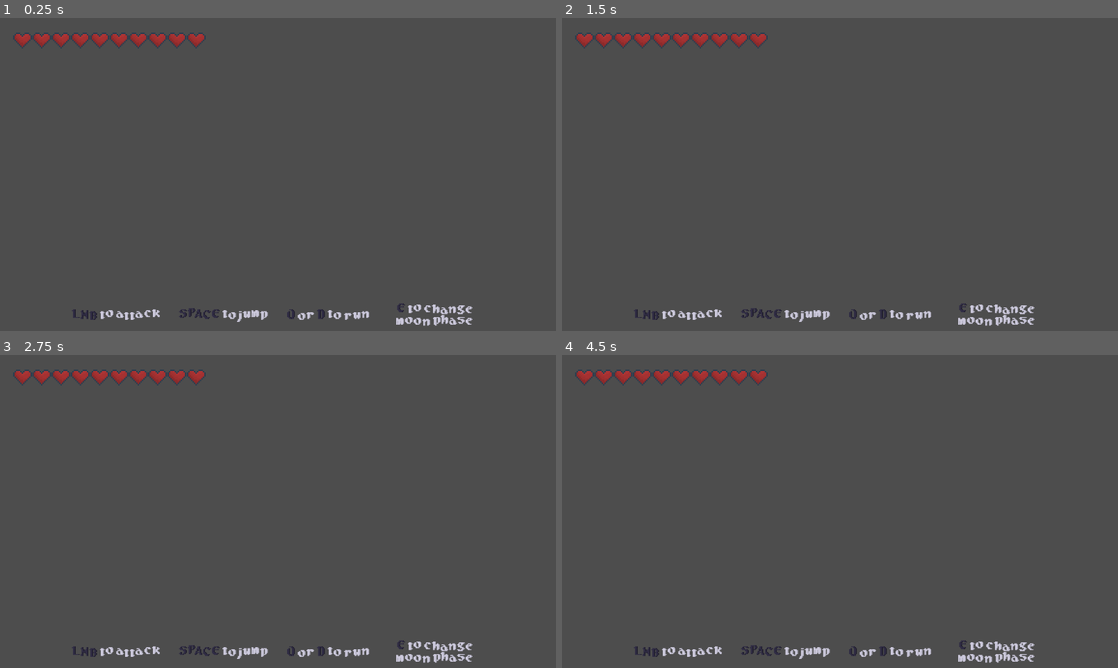
Above: before the commit, frames 1-4 (two rows, left to right).
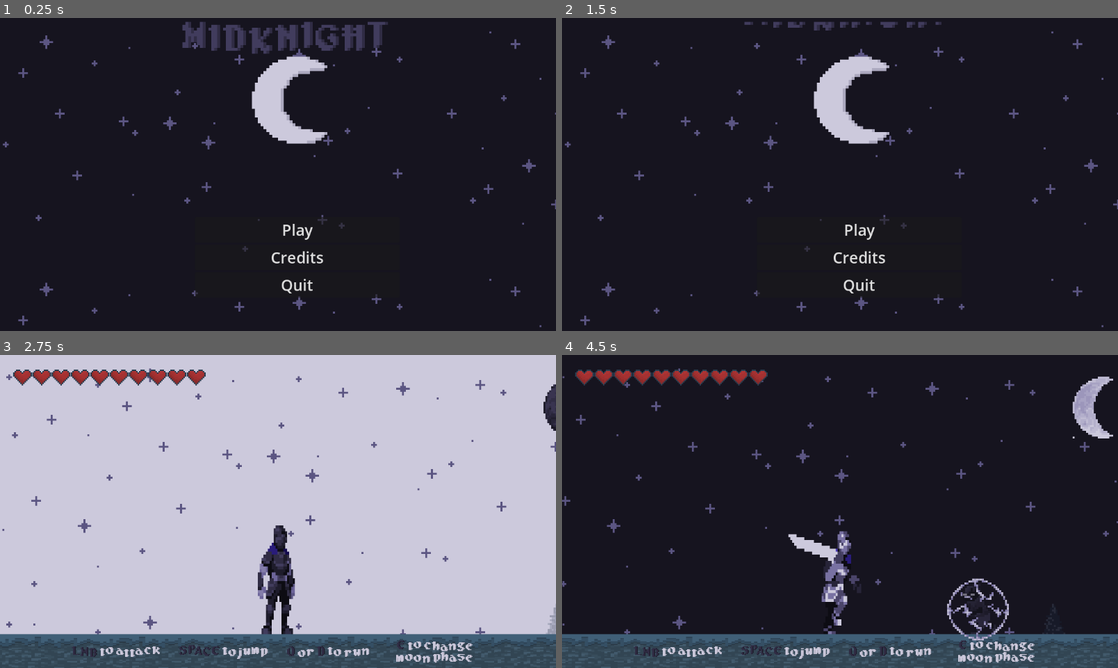
Above: after the commit, the same moments.

Repository: hugoc7/AbyssGameJam
Game: Godot game, scene res://menu/main_menu.tscn
Same seed, same stepped clock (60 frames per second), same inputs: the game is played once before the commit and once after it. Before the commit the project starts from res://levels/level1.tscn.
Inputs (mouse positions are in pixels of both pictures, inside the frame that each line leads up to):
- Up to frame 1 (0.25 s): no input
- Up to frame 2 (1.5 s): click (856, 255) at 0.5 s, where only the run after the commit has a clickable "Credits"; click (840, 290) at 1.25 s, where only the run after the commit has a clickable "Retour"
- Up to frame 3 (2.75 s): click (294, 567) at 2 s, where only the run after the commit has a clickable "Play"
- Up to frame 4 (4.5 s): tap Enter at 2.75 s; move the mouse to (962, 495) at 2.77 s; hold Right mouse button (attack_range) 2.78-3.53 s; hold D (move_right) 2.78-4.28 s; tap Space (jump) at 3.02, 3.77 s; move the mouse to (728, 527) at 3.52 s; click (728, 527) at 3.6 s; move the mouse to (895, 442) at 4.27 s; hold A (move_left) from 4.28 s (still down); tap E (switch_level_color) at 4.35 s

The runs differ from the first frame. In frame 1, 99% of the frame differs, in the area x 0-100%, y 0-100%; in frame 2, 100%; in frame 3, 95%; in frame 4, 95%.

Commit message:
add main menu and music

Diff:
--- a/levels/Level_Designtest.tscn
+++ b/levels/Level_Designtest.tscn
@@ -143,7 +143,7 @@
 life = 10
 
 [node name="EnemyBat3" parent="Enemy" node_paths=PackedStringArray("player") instance=ExtResource("7_uj0o1")]
-position = Vector2(2667, 376)
+position = Vector2(2756, 322)
 player = NodePath("../../Player")
 speed = 100.0
 
--- a/levels/level1_Amaury_debug.tscn
+++ b/levels/level1_Amaury_debug.tscn
@@ -17,6 +17,7 @@
 
 [node name="Level" type="Node2D"]
 script = ExtResource("1_a2u5j")
+world_rect = null
 
 [node name="PlayerSpawn" type="Marker2D" parent="."]
 position = Vector2(120, 390)
--- a/levels/level_Amaury_debug2.tscn
+++ b/levels/level_Amaury_debug2.tscn
@@ -27,6 +27,7 @@
 [node name="levelAmaury" type="Node2D"]
 rotation = 0.0047664
 script = ExtResource("1_mkhcp")
+world_rect = null
 main_menu = ExtResource("2_p8tfw")
 
 [node name="ParallaxBackground" type="ParallaxBackground" parent="."]
--- /dev/null
+++ b/menu/credits.gd
@@ -0,0 +1,6 @@
+extends Control
+
+
+
+func _on_back_pressed():
+	get_tree().change_scene_to_file("res://menu/main_menu.tscn")
--- /dev/null
+++ b/menu/credits.tscn
@@ -0,0 +1,83 @@
+[gd_scene load_steps=3 format=3 uid="uid://crqw33j1ps6if"]
+
+[ext_resource type="Script" path="res://menu/credits.gd" id="1_gfrpv"]
+[ext_resource type="Texture2D" uid="uid://bh7gny0jc8oov" path="res://background/Background_Noir.png" id="2_58obn"]
+
+[node name="Credits" type="Control"]
+layout_mode = 3
+anchors_preset = 15
+anchor_right = 1.0
+anchor_bottom = 1.0
+grow_horizontal = 2
+grow_vertical = 2
+script = ExtResource("1_gfrpv")
+
+[node name="Bkg" type="Sprite2D" parent="."]
+texture_repeat = 2
+position = Vector2(1476, 76)
+scale = Vector2(4, 4)
+texture = ExtResource("2_58obn")
+region_enabled = true
+region_rect = Rect2(-482.438, -195.623, 1919.83, 427.273)
+
+[node name="Label" type="Label" parent="Bkg"]
+offset_left = -250.5
+offset_top = -6.75
+offset_right = -210.5
+offset_bottom = 16.25
+
+[node name="Label" type="Label" parent="."]
+layout_mode = 1
+anchors_preset = 8
+anchor_left = 0.5
+anchor_top = 0.5
+anchor_right = 0.5
+anchor_bottom = 0.5
+offset_left = -50.5
+offset_top = -50.5
+offset_right = 50.5
+offset_bottom = 50.5
+grow_horizontal = 2
+grow_vertical = 2
+theme_override_font_sizes/font_size = 32
+text = "Amaury Launay (Amo)
+Damien Soustre (Laitherha)
+Elian Soustre (Nostro)
+Hugo Caroubalos (Diplododicus)
+"
+horizontal_alignment = 1
+
+[node name="Label2" type="Label" parent="."]
+layout_mode = 1
+anchors_preset = 8
+anchor_left = 0.5
+anchor_top = 0.5
+anchor_right = 0.5
+anchor_bottom = 0.5
+offset_left = -250.0
+offset_top = -251.0
+offset_right = 247.0
+offset_bottom = -185.0
+grow_horizontal = 2
+grow_vertical = 2
+theme_override_font_sizes/font_size = 64
+text = "CREDITS"
+horizontal_alignment = 1
+
+[node name="Back" type="Button" parent="."]
+layout_mode = 1
+anchors_preset = 7
+anchor_left = 0.5
+anchor_top = 1.0
+anchor_right = 0.5
+anchor_bottom = 1.0
+offset_left = -26.0
+offset_top = -88.0
+offset_right = 35.0
+offset_bottom = -57.0
+grow_horizontal = 2
+grow_vertical = 0
+theme_override_font_sizes/font_size = 32
+text = "Retour"
+
+[connection signal="pressed" from="Back" to="." method="_on_back_pressed"]
--- /dev/null
+++ b/menu/main_menu.gd
@@ -0,0 +1,15 @@
+extends Control
+
+func _ready():
+	$Title.play()
+
+
+func _on_quit_pressed():
+	get_tree().quit()
+
+
+func _on_play_pressed():
+	get_tree().change_scene_to_file("res://levels/Level_Designtest.tscn")
+
+func _on_credits_pressed():
+	get_tree().change_scene_to_file("res://menu/credits.tscn")
--- a/menu/main_menu.tscn
+++ b/menu/main_menu.tscn
@@ -1,4 +1,282 @@
-[gd_scene format=3 uid="uid://bmul6447vnsfc"]
+[gd_scene load_steps=43 format=3 uid="uid://bmul6447vnsfc"]
+
+[ext_resource type="Texture2D" uid="uid://cct0vdyr7s1xl" path="res://menu/MainTitle-Sheet.png" id="1_7v2f3"]
+[ext_resource type="Script" path="res://menu/main_menu.gd" id="1_8so3v"]
+[ext_resource type="Texture2D" uid="uid://bh7gny0jc8oov" path="res://background/Background_Noir.png" id="2_u2xsf"]
+
+[sub_resource type="AtlasTexture" id="AtlasTexture_g1g1l"]
+atlas = ExtResource("1_7v2f3")
+region = Rect2(0, 0, 128, 64)
+
+[sub_resource type="AtlasTexture" id="AtlasTexture_fhiiw"]
+atlas = ExtResource("1_7v2f3")
+region = Rect2(128, 0, 128, 64)
+
+[sub_resource type="AtlasTexture" id="AtlasTexture_45i7s"]
+atlas = ExtResource("1_7v2f3")
+region = Rect2(256, 0, 128, 64)
+
+[sub_resource type="AtlasTexture" id="AtlasTexture_jsiow"]
+atlas = ExtResource("1_7v2f3")
+region = Rect2(384, 0, 128, 64)
+
+[sub_resource type="AtlasTexture" id="AtlasTexture_52koi"]
+atlas = ExtResource("1_7v2f3")
+region = Rect2(512, 0, 128, 64)
+
+[sub_resource type="AtlasTexture" id="AtlasTexture_f5uan"]
+atlas = ExtResource("1_7v2f3")
+region = Rect2(640, 0, 128, 64)
+
+[sub_resource type="AtlasTexture" id="AtlasTexture_qnrp2"]
+atlas = ExtResource("1_7v2f3")
+region = Rect2(768, 0, 128, 64)
+
+[sub_resource type="AtlasTexture" id="AtlasTexture_uvech"]
+atlas = ExtResource("1_7v2f3")
+region = Rect2(896, 0, 128, 64)
+
+[sub_resource type="AtlasTexture" id="AtlasTexture_cgjpi"]
+atlas = ExtResource("1_7v2f3")
+region = Rect2(1024, 0, 128, 64)
+
+[sub_resource type="AtlasTexture" id="AtlasTexture_vb4ta"]
+atlas = ExtResource("1_7v2f3")
+region = Rect2(1152, 0, 128, 64)
+
+[sub_resource type="AtlasTexture" id="AtlasTexture_5jg5k"]
+atlas = ExtResource("1_7v2f3")
+region = Rect2(1280, 0, 128, 64)
+
+[sub_resource type="AtlasTexture" id="AtlasTexture_cyucw"]
+atlas = ExtResource("1_7v2f3")
+region = Rect2(1408, 0, 128, 64)
+
+[sub_resource type="AtlasTexture" id="AtlasTexture_0geaa"]
+atlas = ExtResource("1_7v2f3")
+region = Rect2(1536, 0, 128, 64)
+
+[sub_resource type="AtlasTexture" id="AtlasTexture_jnmed"]
+atlas = ExtResource("1_7v2f3")
+region = Rect2(1664, 0, 128, 64)
+
+[sub_resource type="AtlasTexture" id="AtlasTexture_4q2ot"]
+atlas = ExtResource("1_7v2f3")
+region = Rect2(1792, 0, 128, 64)
+
+[sub_resource type="AtlasTexture" id="AtlasTexture_3fhfd"]
+atlas = ExtResource("1_7v2f3")
+region = Rect2(1920, 0, 128, 64)
+
+[sub_resource type="AtlasTexture" id="AtlasTexture_vg24y"]
+atlas = ExtResource("1_7v2f3")
+region = Rect2(2048, 0, 128, 64)
+
+[sub_resource type="AtlasTexture" id="AtlasTexture_ne5q3"]
+atlas = ExtResource("1_7v2f3")
+region = Rect2(2176, 0, 128, 64)
+
+[sub_resource type="AtlasTexture" id="AtlasTexture_u5p71"]
+atlas = ExtResource("1_7v2f3")
+region = Rect2(2304, 0, 128, 64)
+
+[sub_resource type="AtlasTexture" id="AtlasTexture_ddann"]
+atlas = ExtResource("1_7v2f3")
+region = Rect2(2432, 0, 128, 64)
+
+[sub_resource type="AtlasTexture" id="AtlasTexture_qpr4d"]
+atlas = ExtResource("1_7v2f3")
+region = Rect2(2560, 0, 128, 64)
+
+[sub_resource type="AtlasTexture" id="AtlasTexture_2e851"]
+atlas = ExtResource("1_7v2f3")
+region = Rect2(2688, 0, 128, 64)
+
+[sub_resource type="AtlasTexture" id="AtlasTexture_3ffj3"]
+atlas = ExtResource("1_7v2f3")
+region = Rect2(2816, 0, 128, 64)
+
+[sub_resource type="AtlasTexture" id="AtlasTexture_yy2og"]
+atlas = ExtResource("1_7v2f3")
+region = Rect2(2944, 0, 128, 64)
+
+[sub_resource type="AtlasTexture" id="AtlasTexture_1eaps"]
+atlas = ExtResource("1_7v2f3")
+region = Rect2(3072, 0, 128, 64)
+
+[sub_resource type="AtlasTexture" id="AtlasTexture_82ebj"]
+atlas = ExtResource("1_7v2f3")
+region = Rect2(3200, 0, 128, 64)
+
+[sub_resource type="AtlasTexture" id="AtlasTexture_l6rrw"]
+atlas = ExtResource("1_7v2f3")
+region = Rect2(3328, 0, 128, 64)
+
+[sub_resource type="AtlasTexture" id="AtlasTexture_wtoo8"]
+atlas = ExtResource("1_7v2f3")
+region = Rect2(3456, 0, 128, 64)
+
+[sub_resource type="AtlasTexture" id="AtlasTexture_pkknk"]
+atlas = ExtResource("1_7v2f3")
+region = Rect2(3584, 0, 128, 64)
+
+[sub_resource type="AtlasTexture" id="AtlasTexture_0xdd1"]
+atlas = ExtResource("1_7v2f3")
+region = Rect2(3712, 0, 128, 64)
+
+[sub_resource type="AtlasTexture" id="AtlasTexture_6xikx"]
+atlas = ExtResource("1_7v2f3")
+region = Rect2(3840, 0, 128, 64)
+
+[sub_resource type="AtlasTexture" id="AtlasTexture_67occ"]
+atlas = ExtResource("1_7v2f3")
+region = Rect2(3968, 0, 128, 64)
+
+[sub_resource type="AtlasTexture" id="AtlasTexture_bv6op"]
+atlas = ExtResource("1_7v2f3")
+region = Rect2(4096, 0, 128, 64)
+
+[sub_resource type="AtlasTexture" id="AtlasTexture_1fve4"]
+atlas = ExtResource("1_7v2f3")
+region = Rect2(4224, 0, 128, 64)
+
+[sub_resource type="AtlasTexture" id="AtlasTexture_23oub"]
+atlas = ExtResource("1_7v2f3")
+region = Rect2(4352, 0, 128, 64)
+
+[sub_resource type="AtlasTexture" id="AtlasTexture_w86rj"]
+atlas = ExtResource("1_7v2f3")
+region = Rect2(4480, 0, 128, 64)
+
+[sub_resource type="AtlasTexture" id="AtlasTexture_8lefp"]
+atlas = ExtResource("1_7v2f3")
+region = Rect2(4608, 0, 128, 64)
+
+[sub_resource type="AtlasTexture" id="AtlasTexture_lr7iw"]
+atlas = ExtResource("1_7v2f3")
+region = Rect2(4736, 0, 128, 64)
+
+[sub_resource type="SpriteFrames" id="SpriteFrames_f3gvq"]
+animations = [{
+"frames": [{
+"duration": 1.0,
+"texture": SubResource("AtlasTexture_g1g1l")
+}, {
+"duration": 1.0,
+"texture": SubResource("AtlasTexture_fhiiw")
+}, {
+"duration": 1.0,
+"texture": SubResource("AtlasTexture_45i7s")
+}, {
+"duration": 1.0,
+"texture": SubResource("AtlasTexture_jsiow")
+}, {
+"duration": 1.0,
+"texture": SubResource("AtlasTexture_52koi")
+}, {
+"duration": 1.0,
+"texture": SubResource("AtlasTexture_f5uan")
+}, {
+"duration": 1.0,
+"texture": SubResource("AtlasTexture_qnrp2")
+}, {
+"duration": 1.0,
+"texture": SubResource("AtlasTexture_uvech")
+}, {
+"duration": 1.0,
+"texture": SubResource("AtlasTexture_cgjpi")
+}, {
+"duration": 1.0,
+"texture": SubResource("AtlasTexture_vb4ta")
+}, {
+"duration": 1.0,
+"texture": SubResource("AtlasTexture_5jg5k")
+}, {
+"duration": 1.0,
+"texture": SubResource("AtlasTexture_cyucw")
+}, {
+"duration": 1.0,
+"texture": SubResource("AtlasTexture_0geaa")
+}, {
+"duration": 1.0,
+"texture": SubResource("AtlasTexture_jnmed")
+}, {
+"duration": 1.0,
+"texture": SubResource("AtlasTexture_4q2ot")
+}, {
+"duration": 1.0,
+"texture": SubResource("AtlasTexture_3fhfd")
+}, {
+"duration": 1.0,
+"texture": SubResource("AtlasTexture_vg24y")
+}, {
+"duration": 1.0,
+"texture": SubResource("AtlasTexture_ne5q3")
+}, {
+"duration": 1.0,
+"texture": SubResource("AtlasTexture_u5p71")
+}, {
+"duration": 1.0,
+"texture": SubResource("AtlasTexture_ddann")
+}, {
+"duration": 1.0,
+"texture": SubResource("AtlasTexture_qpr4d")
+}, {
+"duration": 1.0,
+"texture": SubResource("AtlasTexture_2e851")
+}, {
+"duration": 1.0,
+"texture": SubResource("AtlasTexture_3ffj3")
+}, {
+"duration": 1.0,
+"texture": SubResource("AtlasTexture_yy2og")
+}, {
+"duration": 1.0,
+"texture": SubResource("AtlasTexture_1eaps")
+}, {
+"duration": 1.0,
+"texture": SubResource("AtlasTexture_82ebj")
+}, {
+"duration": 1.0,
+"texture": SubResource("AtlasTexture_l6rrw")
+}, {
+"duration": 1.0,
+"texture": SubResource("AtlasTexture_wtoo8")
+}, {
+"duration": 1.0,
+"texture": SubResource("AtlasTexture_pkknk")
+}, {
+"duration": 1.0,
+"texture": SubResource("AtlasTexture_0xdd1")
+}, {
+"duration": 1.0,
+"texture": SubResource("AtlasTexture_6xikx")
+}, {
+"duration": 1.0,
+"texture": SubResource("AtlasTexture_67occ")
+}, {
+"duration": 1.0,
+"texture": SubResource("AtlasTexture_bv6op")
+}, {
+"duration": 1.0,
+"texture": SubResource("AtlasTexture_1fve4")
+}, {
+"duration": 1.0,
+"texture": SubResource("AtlasTexture_23oub")
+}, {
+"duration": 1.0,
+"texture": SubResource("AtlasTexture_w86rj")
+}, {
+"duration": 1.0,
+"texture": SubResource("AtlasTexture_8lefp")
+}, {
+"duration": 1.0,
+"texture": SubResource("AtlasTexture_lr7iw")
+}],
+"loop": false,
+"name": &"default",
+"speed": 10.0
+}]
 
 [node name="MainMenu" type="Control"]
 layout_mode = 3
@@ -7,19 +285,44 @@
 anchor_bottom = 1.0
 grow_horizontal = 2
 grow_vertical = 2
-
-[node name="Label" type="Label" parent="."]
-layout_mode = 1
-anchors_preset = 8
-anchor_left = 0.5
-anchor_top = 0.5
-anchor_right = 0.5
-anchor_bottom = 0.5
-offset_left = -20.0
-offset_top = -11.5
-offset_right = 20.0
-offset_bottom = 11.5
-grow_horizontal = 2
-grow_vertical = 2
+script = ExtResource("1_8so3v")
+
+[node name="Bkg" type="Sprite2D" parent="."]
+texture_repeat = 2
+position = Vector2(1476, 76)
+scale = Vector2(4, 4)
+texture = ExtResource("2_u2xsf")
+region_enabled = true
+region_rect = Rect2(-482.438, -195.623, 1919.83, 427.273)
+
+[node name="Title" type="AnimatedSprite2D" parent="."]
+position = Vector2(588, 200)
+scale = Vector2(6, 6)
+sprite_frames = SubResource("SpriteFrames_f3gvq")
+
+[node name="HBoxContainer" type="VBoxContainer" parent="."]
+layout_mode = 0
+offset_left = 404.0
+offset_top = 348.0
+offset_right = 828.0
+offset_bottom = 644.0
+alignment = 1
+
+[node name="Play" type="Button" parent="HBoxContainer"]
+layout_mode = 2
 theme_override_font_sizes/font_size = 32
-text = "MENU PRINCIPAL"
+text = "Play"
+
+[node name="Credits" type="Button" parent="HBoxContainer"]
+layout_mode = 2
+theme_override_font_sizes/font_size = 32
+text = "Credits"
+
+[node name="Quit" type="Button" parent="HBoxContainer"]
+layout_mode = 2
+theme_override_font_sizes/font_size = 32
+text = "Quit"
+
+[connection signal="pressed" from="HBoxContainer/Play" to="." method="_on_play_pressed"]
+[connection signal="pressed" from="HBoxContainer/Credits" to="." method="_on_credits_pressed"]
+[connection signal="pressed" from="HBoxContainer/Quit" to="." method="_on_quit_pressed"]
--- /dev/null
+++ b/musik/music.tscn
@@ -0,0 +1,10 @@
+[gd_scene load_steps=2 format=3 uid="uid://b217tue4c8p5l"]
+
+[ext_resource type="AudioStream" uid="uid://db6a5vaf8f435" path="res://musik/vivaldi.mp3" id="1_na736"]
+
+[node name="Music" type="Node"]
+
+[node name="AudioStreamPlayer" type="AudioStreamPlayer" parent="."]
+stream = ExtResource("1_na736")
+volume_db = -9.407
+autoplay = true
--- a/project.godot
+++ b/project.godot
@@ -11,7 +11,7 @@
 [application]
 
 config/name="Exit Nightmare"
-run/main_scene="res://levels/level1.tscn"
+run/main_scene="res://menu/main_menu.tscn"
 config/features=PackedStringArray("4.2", "Forward Plus")
 config/icon="res://icon.svg"
 
@@ -19,6 +19,7 @@
 
 Enums="*res://singletons/enums.gd"
 Level="*res://singletons/Level.gd"
+Music="*res://musik/music.tscn"
 
 [display]
 
Binary file added: menu/CreditsButton.png
Not shown, added: menu/CreditsButton.png.import
Binary file added: menu/MainTitle-Sheet.png
Not shown, added: menu/MainTitle-Sheet.png.import
Binary file added: menu/PlayButton.png
Not shown, added: menu/PlayButton.png.import
Binary file added: menu/QuitButton.png
Not shown, added: menu/QuitButton.png.import
Binary file added: menu/RetryButton.png
Not shown, added: menu/RetryButton.png.import
Binary file added: menu/ReturnButton.png
Not shown, added: menu/ReturnButton.png.import
(and 2 more such lines)
